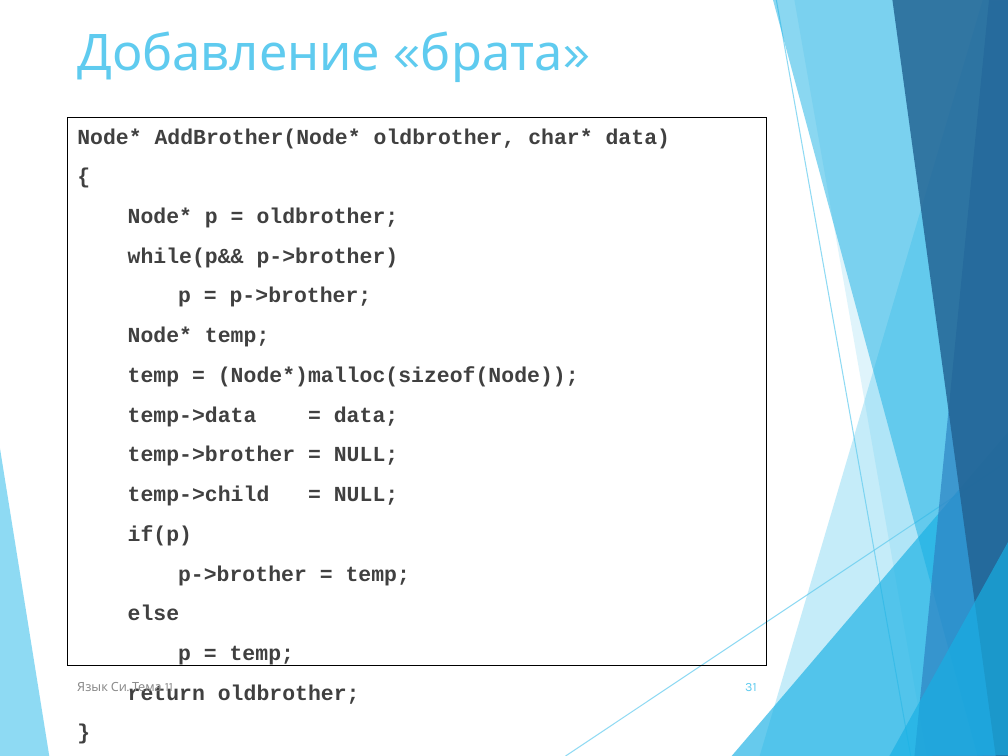
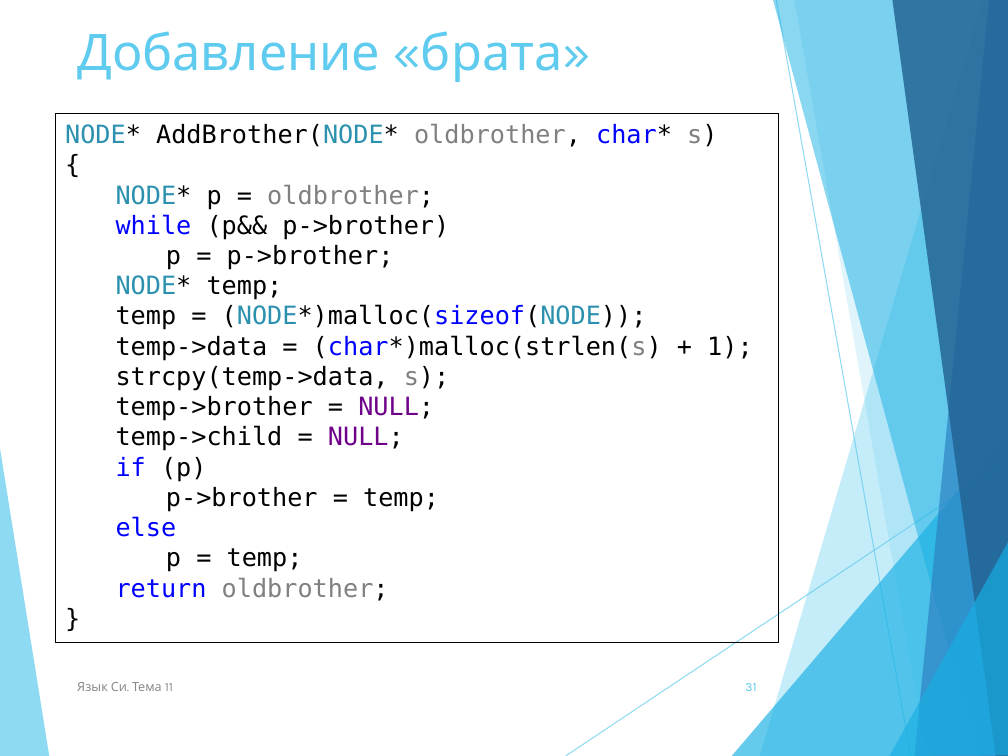
Before and after one commit to NIIT-2020/lection_c, a slide deck: slide 31 of 11 Динамические структуры данных.pptx. Drawn at 1008x756 pixels with LibreOffice and Linux fonts; fonts in the diff are those of the drawing. Boxes give left, top, right and bottom in pixels: in the first picture for what was removed or moved away, otherwise in the second. Text is boxed around its words. In the diff, an @@ line names an element or a change of style, - is before the commit and + after.

```diff
--- a/11 Динамические структуры данных.pptx
+++ b/11 Динамические структуры данных.pptx
@@ rectangle "NODE* AddBrother(NODE* oldbrother, char* s)": place and size @@
-rectangle "NODE* AddBrother(NODE* oldbrother, char* s)" at box(68, 118, 767, 666)
+rectangle "NODE* AddBrother(NODE* oldbrother, char* s)" at box(55, 113, 779, 642)
@@ rectangle "NODE* AddBrother(NODE* oldbrother, char* s)" at box(55, 113, 779, 642): text to rectangle @@
@@ text in rectangle at box(65, 124, 717, 147): text changed; size 15.3 to 18 pt; font Courier New to DejaVu Sans Mono; text colour #404040 to #000000; bold off @@
-Node* AddBrother(Node* oldbrother, char* data)
+NODE* AddBrother(NODE* oldbrother, char* s)
@@ text in rectangle at box(116, 185, 449, 240): text changed; size 15.3 to 18 pt; font Courier New to DejaVu Sans Mono; text colour #404040 to #000000; bold off @@
-Node* p = oldbrother;
-while(p&& p->brother)
+NODE* p = oldbrother;
+while (p&& p->brother)
@@ text in rectangle at box(116, 245, 439, 601): size 15.3 to 18 pt, font Courier New to DejaVu Sans Mono, bold off in "{", "p = p->brother;", "temp->brother = NULL;", "temp->child = NULL;" and 5 more places; text colour #404040 to #000000 in "{", "p = p->brother;", "temp->brother = NULL;", "temp->child = NULL;" and 4 more places; text colour #404040 to #6F008A in "NULL;", "NULL;"; text colour #404040 to #0000FF in "else", "return"; text colour #404040 to #808080 in "oldbrother;"; less space between paragraphs @@
@@ text in rectangle at box(116, 275, 753, 391): text changed; size 15.3 to 18 pt; font Courier New to DejaVu Sans Mono; text colour #404040 to #000000; bold off @@
-Node* temp;
-temp = (Node*)malloc(sizeof(Node));
-temp->data = data;
+NODE* temp;
+temp = (NODE*)malloc(sizeof(NODE));
+temp->data = (char*)malloc(strlen(s) + 1);
+strcpy(temp->data, s);
@@ text in rectangle at box(116, 457, 207, 482): text changed; size 15.3 to 18 pt; font Courier New to DejaVu Sans Mono; text colour #404040 to #000000; bold off @@
-if(p)
+if (p)
```
Also in this commit, not shown: 8 other slides changed, 1 slide added, 1 slide removed.
